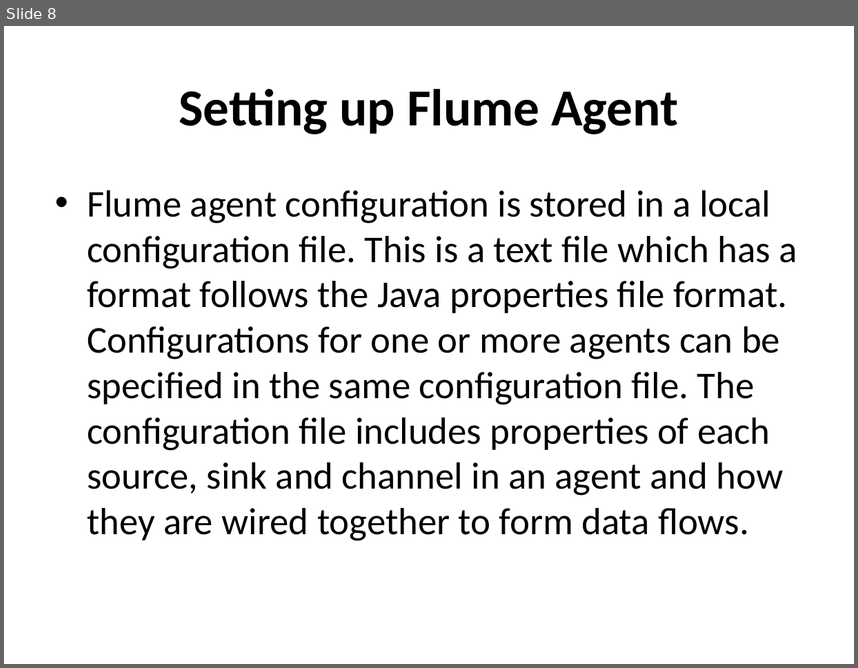
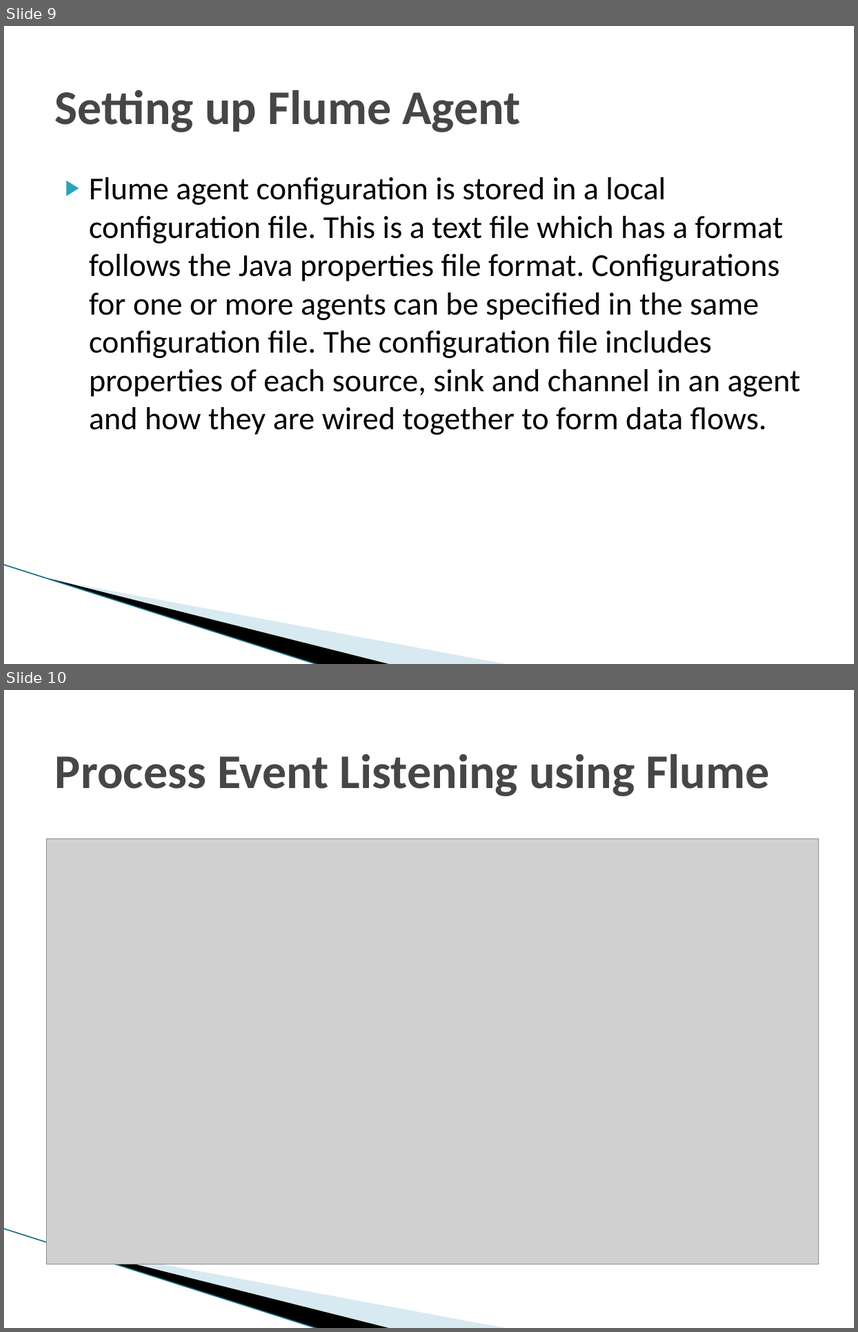
Before and after one commit to vinilkumar/CS5590VC, a slide deck: Midterm files/Apache Flume.pptx. Shown one above the other, each under a label of ours: slide 8 before the commit, slides 9 and 10 after it. The pictures are 858x668 and 858x1332 pixels, drawn with LibreOffice and Linux fonts; fonts in the diff are those of the drawing; grey boxes stand for pictures; background and template pictures are left out. Boxes give left, top, right and bottom in pixels: in the first picture for what was removed or moved away, otherwise in the second. Text is boxed around its words. In the diff, an @@ line names an element or a change of style, - is before the commit and + after.

```diff
--- a/Midterm files/Apache Flume.pptx
+++ b/Midterm files/Apache Flume.pptx
@@ slide 10 added at (4, 690, 854, 1328), background #FFFFFF; not listed: 3 template elements that a slide beside it also shows @@
@@ title added at (55, 754, 769, 796), 41 pt, text #464646, bold @@
+Process Event Listening using Flume
@@ picture added at (47, 839, 818, 1264) @@
@@ what was slide 8 is now slide 9 @@
@@ slide 9 changed as well @@
@@ title "Setting up Flume Agent" at (55, 89, 521, 132): size 44 to 41 pt, text colour #000000 to #464646; alignment centre to left @@
@@ text "Flume agent configuration is stored ...": place and size @@
-text "Flume agent configuration is stored ..." at (87, 190, 797, 541)
+text "Flume agent configuration is stored ..." at (89, 177, 801, 434)
@@ text "Flume agent configuration is stored ..." at (89, 177, 801, 434): size 32 to 27 pt; bullet • to ▶; less space between paragraphs @@
@@ line added from (4, 564) to (319, 664), #97C5D8 0.95 pt @@
@@ freeform shape added at (49, 578, 392, 664), fill #000000 @@
@@ freeform shape added at (51, 579, 510, 664), fill #A0CBDC at 40% opacity @@
```
Also in this commit, not shown: 10 other slides changed, 2 other slides added.
